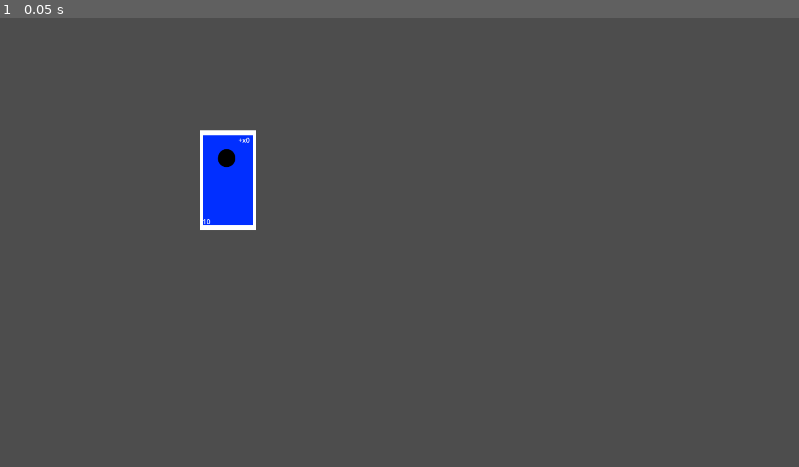
Above: before the commit, frame 1.
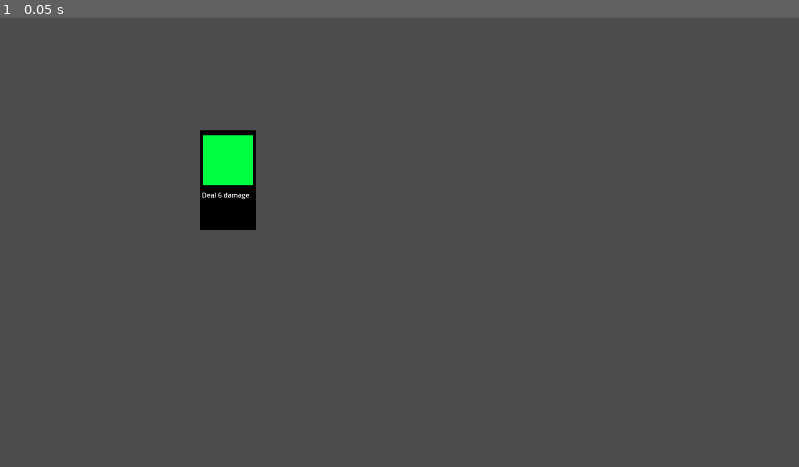
Above: after the commit, the same moment.

Repository: k5nn/ItemShop
Game: Godot game, scene res://components/card/card.tscn
Same seed, same stepped clock (60 frames per second), same inputs: the game is played once before the commit and once after it. The project has no main scene, so this scene is started directly.
Inputs:
- Up to frame 1 (0.05 s): no input

The runs differ from the first frame. In frame 1, 1.6% of the frame differs, in the area x 25-33%, y 24-48%.

Commit message:
moving to global data

Diff:
--- a/components/card/card.gd
+++ b/components/card/card.gd
@@ -8,46 +8,17 @@
 
 #create
 func create_default_cfg() -> Dictionary:
-	const default_quality = {
-		"bg" : preload("res://assets/Card/Quality/Base_Quality.png") ,
-		"mode" : "Quality" ,
-		"name" : "Provenance" ,
-		"base_value" : 10 ,
-		"plus_multiplier" : 0 ,
-		"effects" : {
-			"R" : true
-		}
-	}
-	const default_battle = {
-		"bg" : preload("res://assets/Card/Battle/Base_Battle.png") ,
-		"mode" : "Battle" ,
-		"name" : "Strike" ,
-		"effects" : {
-			"HP_damage" : 6
-		}
-	}
-	var ret_dict = {
-		"layouts" : {
-			"Quality" : preload( "res://components/card/quality_layout.tscn" ) ,
-			"Battle" : preload( "res://components/card/battle_layout.tscn" ) ,
-			"Negotiation" : true
-		} ,
-	}
-	ret_dict.merge( default_quality )
-	#ret_dict.merge( default_battle )
+	var global = Global.new()
+	var default_quality = global.defaults.card.quality
+	var default_battle = global.defaults.card.battle
+	var ret_dict = global.defaults.card.ret_dict
+
+	#ret_dict.merge( default_quality )
+	ret_dict.merge( default_battle )
 
 	if ret_dict.mode == "Quality" :
 		var to_merge = {
-			"to_serialize" : {
-				"Provenance" : preload("res://assets/Card/Quality/Provenance.png") ,
-				"Utility" : preload("res://assets/Card/Quality/Utility.png") ,
-				"Durability" : preload("res://assets/Card/Quality/Durability.png") ,
-				"Craftsmanship" : preload("res://assets/Card/Quality/Craftsmanship.png") ,
-				"R" : preload( "res://assets/Card/Quality/modifier.png" ) ,
-				"G" : preload( "res://assets/Card/Quality/modifier.png" ) ,
-				"B" : preload( "res://assets/Card/Quality/modifier.png" ) ,
-				"Y" : preload( "res://assets/Card/Quality/modifier.png" ) ,
-			} ,
+			"to_serialize" : global.defaults.card.quality.to_serialize ,
 			"populate_args" : {
 				"bg" : ret_dict.bg ,
 				"mode" : ret_dict.mode ,
@@ -59,16 +30,8 @@
 		}
 		ret_dict.merge( to_merge )
 	elif ret_dict.mode == "Battle" :
-		var to_serialize = {
-			"Strike" : preload( "res://assets/Card/Battle/CardArt.png" ) ,
-		}
-
-		for effect in ret_dict.effects :
-			if effect == "HP_damage" :
-				to_serialize.set( effect , "Deal " + str( ret_dict.effects[ "HP_damage" ] ) + " damage" )
-
 		var to_merge = {
-			"to_serialize" : to_serialize ,
+			"to_serialize" : global.defaults.card.battle.to_serialize ,
 			"populate_args" : {
 				"bg" : ret_dict.bg ,
 				"mode" : ret_dict.mode ,
@@ -94,6 +57,8 @@
 
 	if local_cfg.mode == "Battle" :
 		required_keys = [ "bg" , "mode" , "name" , "effects" ]
+
+	required_keys.append_array( [ "to_serialize" , "populate_args" ] )
 
 	for key in required_keys :
 		if local_cfg.get( key , null ) == null :
--- a/components/card/battle_layout.tscn
+++ b/components/card/layout_battle.tscn
@@ -1,14 +1,14 @@
 [gd_scene load_steps=2 format=3 uid="uid://b5l6400cyrtfe"]
 
-[ext_resource type="Script" uid="uid://dm1wog71ad3fr" path="res://components/card/card_layout.gd" id="1_0dwbq"]
+[ext_resource type="Script" uid="uid://dm1wog71ad3fr" path="res://components/card/layout_card.gd" id="1_6lmft"]
 
-[node name="QualityLayout" type="Control"]
+[node name="Layout" type="Control"]
 layout_mode = 3
 anchors_preset = 0
 offset_right = 40.0
 offset_bottom = 40.0
 mouse_filter = 1
-script = ExtResource("1_0dwbq")
+script = ExtResource("1_6lmft")
 
 [node name="Background" type="TextureRect" parent="."]
 layout_mode = 0
--- a/components/card/quality_layout.tscn
+++ b/components/card/layout_quality.tscn
@@ -1,14 +1,14 @@
 [gd_scene load_steps=2 format=3 uid="uid://bwxd8os0jjku"]
 
-[ext_resource type="Script" uid="uid://dm1wog71ad3fr" path="res://components/card/card_layout.gd" id="1_ud7wt"]
+[ext_resource type="Script" uid="uid://dm1wog71ad3fr" path="res://components/card/layout_card.gd" id="1_upjcy"]
 
-[node name="QualityLayout" type="Control"]
+[node name="Layout" type="Control"]
 layout_mode = 3
 anchors_preset = 0
 offset_right = 40.0
 offset_bottom = 40.0
 mouse_filter = 1
-script = ExtResource("1_ud7wt")
+script = ExtResource("1_upjcy")
 
 [node name="Background" type="TextureRect" parent="."]
 layout_mode = 0
--- a/utils/GlobalBuilder.gd
+++ /dev/null
@@ -1,19 +0,0 @@
-extends Node
-class_name GlobalBuilder
-
-var debug_obj = {
-	"debug" : true ,
-	"debug_case" : 1
-}
-
-func build_data() -> Dictionary :
-	if debug_obj.debug :
-		if debug_obj.debug_case == 1 :
-			return {}
-	return {}
-
-func get_system_data() -> Dictionary :
-	if debug_obj.debug :
-		if debug_obj.debug_case == 1 :
-			return {}
-	return {}
--- /dev/null
+++ b/utils/GlobalData.gd
@@ -0,0 +1,73 @@
+extends Node
+class_name Global
+
+var debug_obj = {
+	"debug" : true ,
+	"debug_case" : 1
+}
+
+var defaults = {
+	"card" : {
+		"quality" : {
+			"bg" : preload("res://assets/Card/Quality/Base_Quality.png") ,
+			"mode" : "Quality" ,
+			"name" : "Provenance" ,
+			"base_value" : 10 ,
+			"plus_multiplier" : 0 ,
+			"effects" : {
+				"R" : true
+			} ,
+			"to_serialize" : {
+				"Provenance" : preload("res://assets/Card/Quality/Provenance.png") ,
+				"Utility" : preload("res://assets/Card/Quality/Utility.png") ,
+				"Durability" : preload("res://assets/Card/Quality/Durability.png") ,
+				"Craftsmanship" : preload("res://assets/Card/Quality/Craftsmanship.png") ,
+				"R" : preload( "res://assets/Card/Quality/modifier.png" ) ,
+				"G" : preload( "res://assets/Card/Quality/modifier.png" ) ,
+				"B" : preload( "res://assets/Card/Quality/modifier.png" ) ,
+				"Y" : preload( "res://assets/Card/Quality/modifier.png" ) ,
+			}
+		} ,
+		"battle" : {
+			"bg" : preload("res://assets/Card/Battle/Base_Battle.png") ,
+			"mode" : "Battle" ,
+			"name" : "Strike" ,
+			"effects" : {
+				"HP_damage" : 6
+			} ,
+			"to_serialize" : serialize_battle_card_data( "Strike" , { "HP_damage" : 6 } )
+		} ,
+		"ret_dict" : {
+			"layouts" : {
+				"Quality" : preload( "res://components/card/layout_quality.tscn" ) ,
+				"Battle" : preload( "res://components/card/layout_battle.tscn" ) ,
+			} ,
+		} ,
+	} ,
+}
+
+func serialize_battle_card_data( card_name : String , effects : Dictionary ) -> Dictionary :
+	const asset_src = {
+		"Strike" : preload( "res://assets/Card/Battle/CardArt.png" ) ,
+	}
+	var to_serialize = {}
+
+	to_serialize.set( card_name , asset_src[ card_name ] )
+
+	for effect in effects :
+		if effect == "HP_damage" :
+			to_serialize.set( effect , "Deal " + str( effects[ "HP_damage" ] ) + " damage" )
+
+	return to_serialize
+
+func build_data() -> Dictionary :
+	if debug_obj.debug :
+		if debug_obj.debug_case == 1 :
+			return {}
+	return {}
+
+func get_system_data() -> Dictionary :
+	if debug_obj.debug :
+		if debug_obj.debug_case == 1 :
+			return {}
+	return {}
Renamed: components/card/card_layout.gd -> components/card/layout_card.gd
Renamed: components/card/card_layout.gd.uid -> components/card/layout_card.gd.uid
Renamed: utils/GlobalBuilder.gd.uid -> utils/GlobalData.gd.uid
